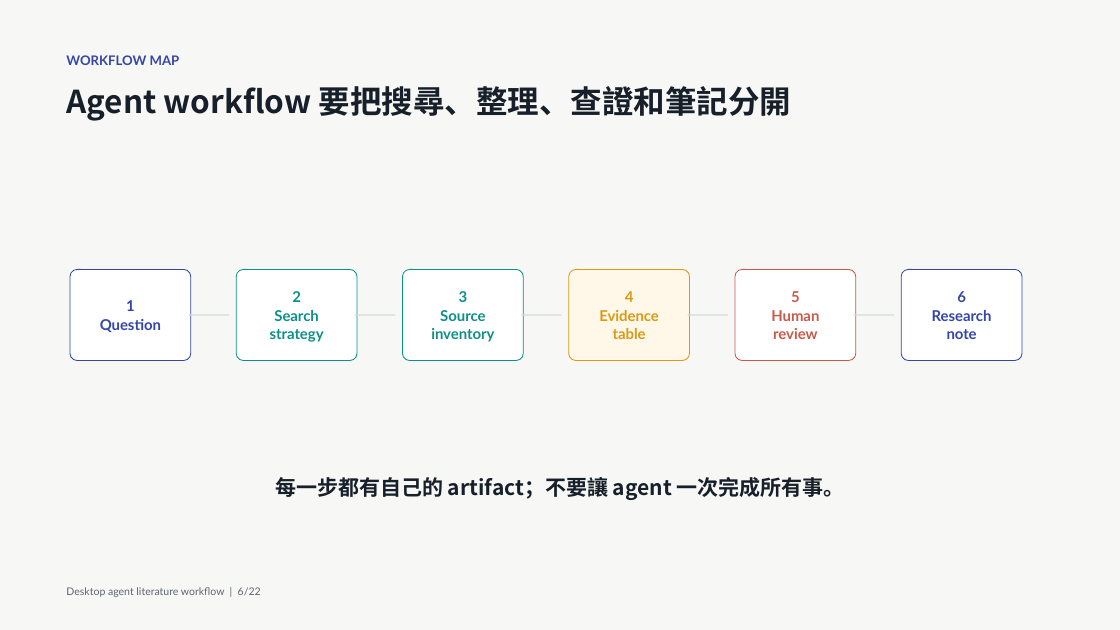
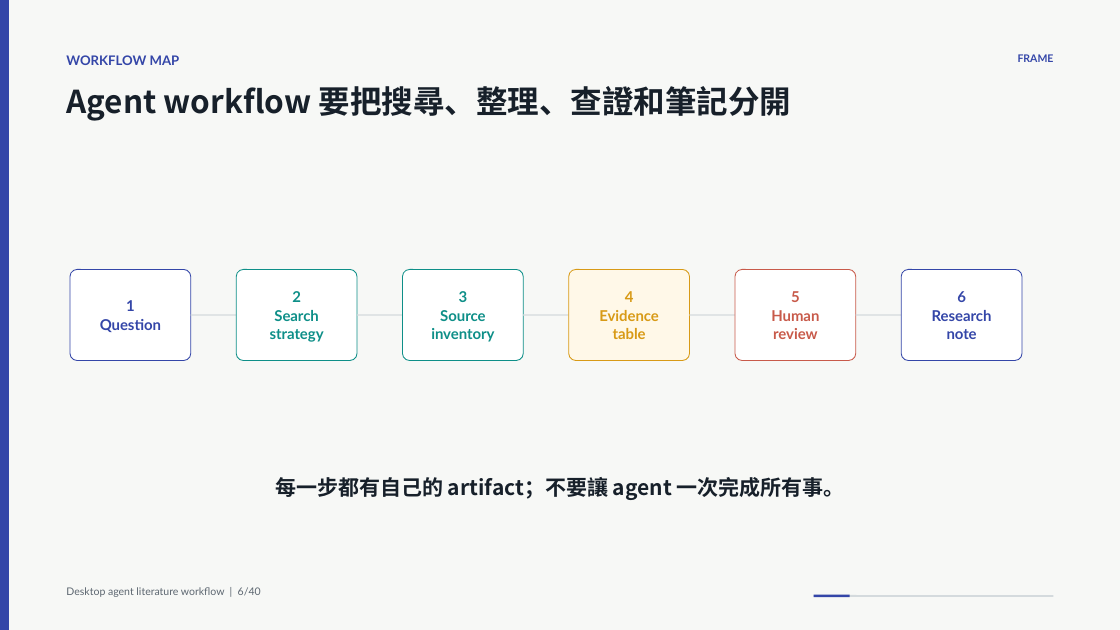
Before and after one commit to godkin1211/LLM_applications_on_BioMedicalData, a slide deck: slide 6 of slides/lesson-04-desktop-agent-literature-evidence-workflow-animated.pptx. Drawn at 1120x630 pixels with LibreOffice and Linux fonts; fonts in the diff are those of the drawing. Boxes give left, top, right and bottom in pixels: in the first picture for what was removed or moved away, otherwise in the second. Text is boxed around its words. In the diff, an @@ line names an element or a change of style, - is before the commit and + after.

```diff
--- a/slides/lesson-04-desktop-agent-literature-evidence-workflow-animated.pptx
+++ b/slides/lesson-04-desktop-agent-literature-evidence-workflow-animated.pptx
@@ rectangle added at (x1=0, y1=0, x2=8, y2=630), fill #3446A8, outline #3446A8 0 pt @@
@@ text added at (x1=1018, y1=54, x2=1054, y2=62), 9 pt, text #3446A8, bold @@
+FRAME
@@ line moved from (189, 315) - (229, 315) to (191, 315) - (236, 315) @@
@@ line moved from (355, 315) - (396, 315) to (357, 315) - (402, 315) @@
@@ line moved from (522, 315) - (562, 315) to (523, 315) - (569, 315) @@
@@ line moved from (688, 315) - (728, 315) to (690, 315) - (735, 315) @@
@@ line moved from (854, 315) - (895, 315) to (856, 315) - (902, 315) @@
@@ text at (x1=66, y1=587, x2=261, y2=597): text changed @@
-Desktop agent literature workflow | 6/22
+Desktop agent literature workflow | 6/40
@@ line added from (814, 596) to (1054, 596), #D4DADD 1.5 pt @@
@@ line added from (814, 596) to (850, 596), #3446A8 2.25 pt @@
```
Also in this commit, not shown: 21 other slides changed, 18 slides added, 8 other files.
